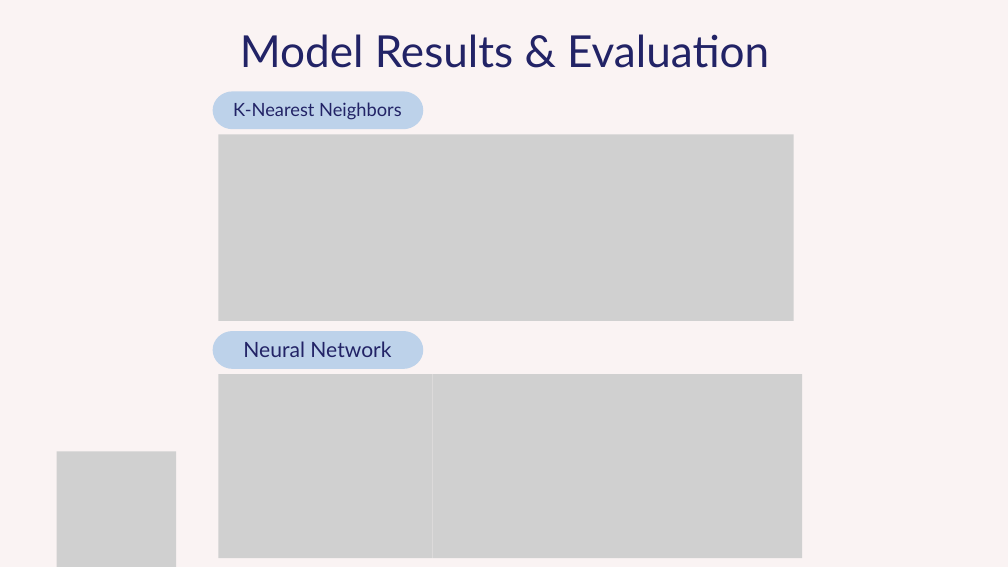
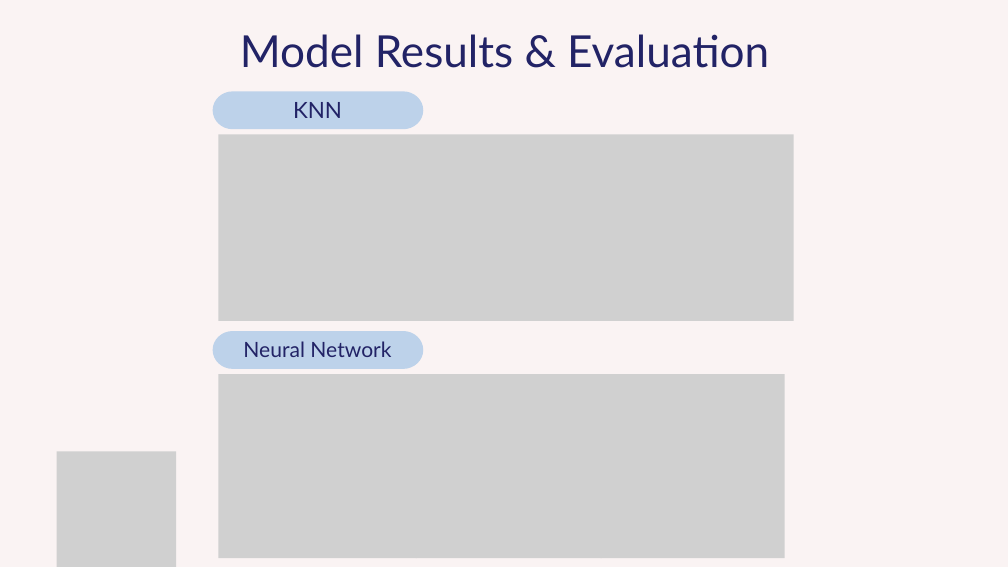
Before and after one commit to bernardtse/diabetes-prediction, a slide deck: slide 11 of presentation/presentation.pptx (slide 8 before the commit). Drawn at 1008x567 pixels with LibreOffice and Linux fonts; fonts in the diff are those of the drawing; grey boxes stand for pictures. Boxes give left, top, right and bottom in pixels: in the first picture for what was removed or moved away, otherwise in the second. Text is boxed around its words. In the diff, an @@ line names an element or a change of style, - is before the commit and + after.

```diff
--- a/presentation/presentation.pptx
+++ b/presentation/presentation.pptx
@@ text at box(293, 102, 342, 118): text changed; size 26.1 to 32 pt @@
-K-Nearest Neighbors
+KNN
@@ picture: place and size @@
-picture at box(618, 374, 802, 558)
+picture at box(601, 374, 785, 558)
```
Also in this commit, not shown: 7 other slides changed, 3 slides added, 3 other files.
